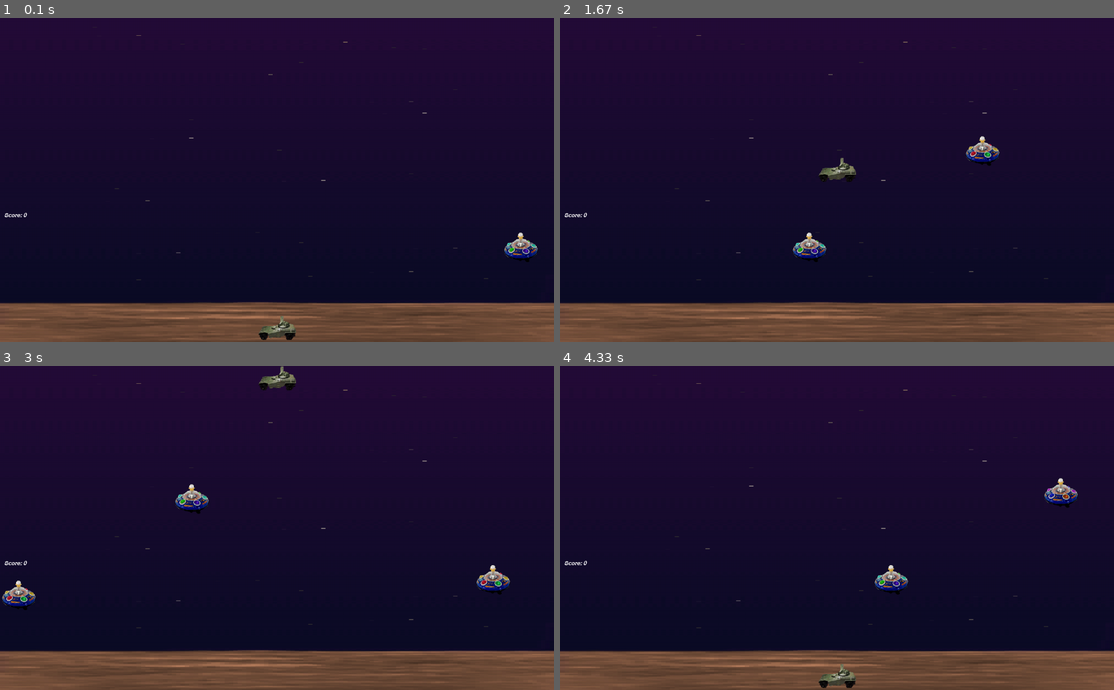
Above: before the commit, frames 1-4 (two rows, left to right).
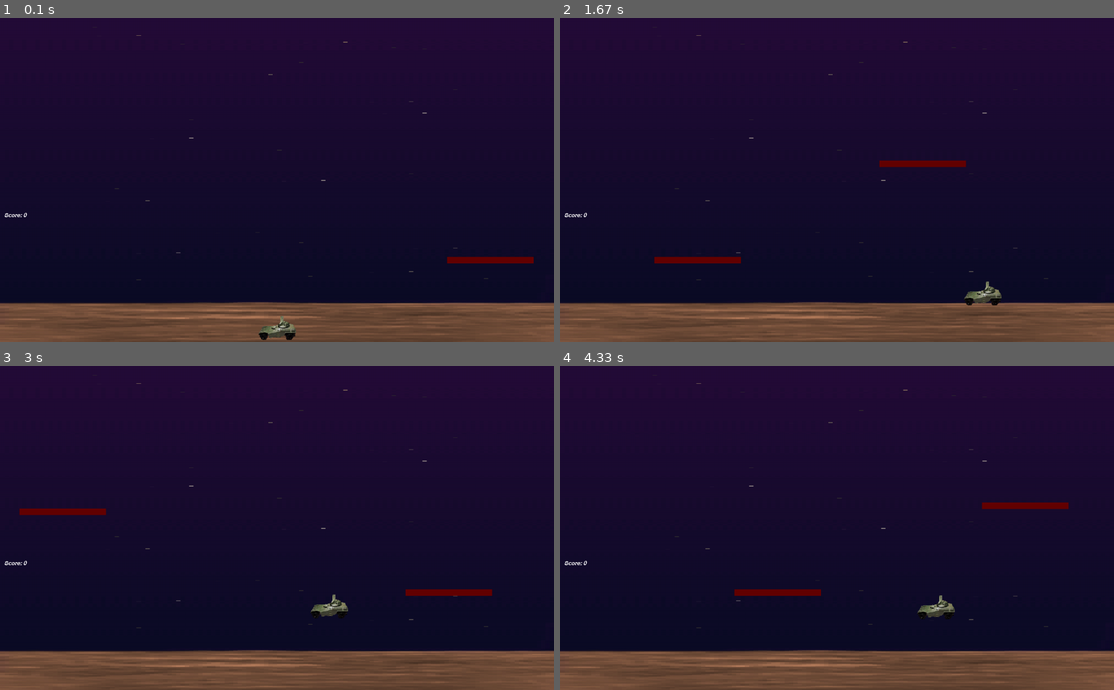
Above: after the commit, the same moments.

Repository: fr4nt1x/pygame-template
Game: pygame game, started from main.py
The game is run twice, just before and just after one commit, with the same random seed, the same clock (stepped at 60 frames per second) and the same inputs.
Inputs:
- Up to frame 1 (0.1 s): no input
- Up to frame 2 (1.67 s): tap Space at 0.33, 0.73, 1.03, 1.23, 1.53 s; hold Right 0.67-1.13 s; tap F at 0.82 s; hold Right 1.17-1.63 s
- Up to frame 3 (3 s): hold Left 1.67-2.2 s; tap Space at 1.73, 2.03, 2.3, 2.6, 2.73 s; hold Left 2.23-2.63 s; tap F at 2.38 s; hold Right from 2.67 s (still down)
- Up to frame 4 (4.33 s): tap Space at 3.03, 3.4, 3.7, 3.9, 4.2 s; release Right at 3.3 s; hold Left 3.33-3.8 s; hold Right 3.83-4.3 s; tap F at 3.98 s

The runs differ from the first frame. In frame 1, 0.6% of the frame differs, in the area x 80-98%, y 66-76%; in frame 2, 1.8%; in frame 3, 2.1%, in the area x 0-93%, y 0-78%; in frame 4, 1.8%.

Commit message:
Added player sideways moving

Diff:
--- a/Entities/enemy.py
+++ /dev/null
@@ -1,33 +0,0 @@
-import random
-
-import pygame as pg
-
-from Utils import globals
-
-
-class Enemy(pg.sprite.Sprite):
-    """ An alien space ship. That slowly moves down the screen.
-    """
-
-    speed = 300
-    animcycle = max(1, int(1440/globals.FRAMERATE))
-    images = []
-
-    def __init__(self):
-        pg.sprite.Sprite.__init__(self, self.containers)
-        self.image = self.images[0]
-        self.rect = self.image.get_rect()
-
-
-        self.rect.bottom = random.randint(globals.SCREENRECT.y, globals.SCREENRECT.height)
-        self.facing = -(1.0+random.random())*Enemy.speed
-        self.frame = 0
-        if self.facing < 0:
-            self.rect.right = globals.SCREENRECT.right
-
-    def update(self):
-        self.rect.move_ip(self.facing*globals.dt, 0)
-        if not globals.SCREENRECT.contains(self.rect):
-            self.kill()
-        self.frame = self.frame + 1
-        self.image = self.images[(self.frame // self.animcycle) % 3]
--- /dev/null
+++ b/Entities/platform.py
@@ -0,0 +1,36 @@
+import random
+
+import pygame as pg
+
+from Utils import globals
+
+
+class Platform(pg.sprite.Sprite):
+    """ An platform. That slowly moves down the screen.
+    """
+
+    speed = globals.SCREENRECT.width*0.3
+    animcycle = max(1, int(1440/globals.FRAMERATE))
+    images = []
+
+    def __init__(self):
+        pg.sprite.Sprite.__init__(self, self.containers)
+        self.image = pg.Surface([200, globals.SCREENRECT.height*0.02])
+        self.image.fill(pg.Color(100,0,0))
+        self.rect = self.image.get_rect()
+        self.screenrect = pg.Rect(globals.SCREENRECT.x-self.rect.width,
+                                  globals.SCREENRECT.y+self.rect.height,
+                                  globals.SCREENRECT.width+self.rect.width,
+                                  globals.SCREENRECT.height+self.rect.height)
+
+
+        self.rect.bottom = random.randint(globals.SCREENRECT.y, globals.SCREENRECT.height)
+        self.facing = -(1.0+random.random())*Platform.speed
+        self.frame = 0
+        if self.facing < 0:
+            self.rect.right = globals.SCREENRECT.right
+
+    def update(self):
+        self.rect.move_ip(self.facing*globals.dt, 0)
+        if not self.screenrect.contains(self.rect):
+            self.kill()
--- a/Player/player.py
+++ b/Player/player.py
@@ -10,8 +10,8 @@
     """
 
     gravity = 1500.0
-    speed = 0.0
-    max_speed = 2000.0
+    speed = [400, 0.0]
+    max_speed = [globals.SCREENRECT.width, globals.SCREENRECT.height]
     bounce = 24
     gun_offset = -11
     images = []
@@ -25,26 +25,28 @@
         self.origtop = self.rect.top
         self.facing = -1
         self.on_ground = True
-        self.accel = 0
 
-    def move(self, jumping=False):
+    def move(self, facing=0, jumping=False):
 
-        if self.speed <= self.max_speed:
-            self.speed += self.gravity * globals.dt
+
+        if self.speed[1] <= self.max_speed[1]:
+            self.speed[1] += self.gravity * globals.dt
 
         if jumping and self.on_ground:
             self.on_ground = False
-            self.speed = -1000
+            self.speed[1] = -self.max_speed[1]
 
-        if self.rect.bottom >= globals.SCREENRECT.height:
+
+        self.rect.move_ip(facing*self.speed[0]*globals.dt,
+                self.speed[1]*globals.dt)
+
+        if self.rect.bottom > globals.SCREENRECT.bottom:
+            self.rect.bottom = globals.SCREENRECT.bottom
             self.on_ground = True
-
-        self.rect.move_ip(0, self.speed*globals.dt)
-        self.rect = self.rect.clamp(globals.SCREENRECT)
-
-    def gunpos(self):
-        pos = self.facing * self.gun_offset + self.rect.centerx
-        return pos, self.rect.top
+        if self.rect.right > globals.SCREENRECT.right:
+            self.rect.right = globals.SCREENRECT.right
+        elif self.rect.left < globals.SCREENRECT.left:
+            self.rect.left = globals.SCREENRECT.left
 
     @staticmethod
     def load_image():
--- a/Utils/utils.py
+++ b/Utils/utils.py
@@ -16,6 +16,9 @@
     return surface.convert()
 
 
+def colliding(rect1, rect2):
+    return False
+
 def load_sound(file):
     """ because pygame can be be compiled without mixer.
     """
--- a/main.py
+++ b/main.py
@@ -32,12 +32,12 @@
 # see if we can load more than standard BMP
 from Utils import globals
 from Entities.bomb import Bomb
-from Entities.enemy import Enemy
+from Entities.platform import Platform
 from Entities.explosion import Explosion
 from Player.player import Player
 from Utils.score import Score
 from Entities.shot import Shot
-from Utils.utils import load_image, load_sound
+from Utils.utils import load_image, load_sound, colliding
 from data.data_utils import get_data_dir
 if not pg.image.get_extended():
     raise SystemExit("Sorry, extended image module required")
@@ -57,7 +57,7 @@
     load_all_images()
 
     # decorate the game window
-    icon = pg.transform.scale(Enemy.images[0], (32, 32))
+    icon = pg.transform.scale(Platform.images[0], (32, 32))
     pg.display.set_icon(icon)
     pg.display.set_caption("Pygame Aliens")
     pg.mouse.set_visible(0)
@@ -80,7 +80,7 @@
 
     # initialize our starting sprites
     player = Player()
-    Enemy()  # note, this 'lives' because it goes into a sprite group
+    Platform()  # note, this 'lives' because it goes into a sprite group
     if pg.font:
         all.add(Score())
 
@@ -103,16 +103,22 @@
         globals.alien_countdown -= globals.dt
         if globals.alien_countdown <= 0:
             globals.alien_countdown = random.random()+globals.ALIEN_RELOAD
-            Enemy()
+            Platform()
         # handle player input
 
         jumping = keystate[pg.K_SPACE]
-        player.move(jumping)
-
-        # Detect collisions between aliens and players.
-        for alien in pg.sprite.spritecollide(player, aliens, 0):
+        right = 0
+        left = 0
+
+        right = keystate[pg.K_RIGHT]
+        left = -1*keystate[pg.K_LEFT]
+
+        player.move(right+left, jumping)
+
+        # Detect collisions between platform and players.
+        for platform in pg.sprite.spritecollide(player, aliens, 0, colliding):
             player.on_ground = True
-            player.rect.bottom = alien.rect.top
+            player.rect.bottom = platform.rect.top
 
 
         # draw the scene
@@ -189,7 +195,7 @@
     lastalien = pg.sprite.GroupSingle()
     # assign default groups to each sprite class
     Player.containers = all
-    Enemy.containers = aliens, all, lastalien
+    Platform.containers = aliens, all, lastalien
     Shot.containers = shots, all
     Bomb.containers = bombs, all
     Explosion.containers = all
@@ -203,7 +209,7 @@
     Player.load_image()
     img = load_image("explosion1.gif")
     Explosion.images = [img, pg.transform.flip(img, 1, 1)]
-    Enemy.images = [load_image(im) for im in ("alien1.gif", "alien2.gif", "alien3.gif")]
+    Platform.images = [load_image(im) for im in ("alien1.gif", "alien2.gif", "alien3.gif")]
     Bomb.images = [load_image("bomb.gif")]
     Shot.images = [load_image("shot.gif")]
 
